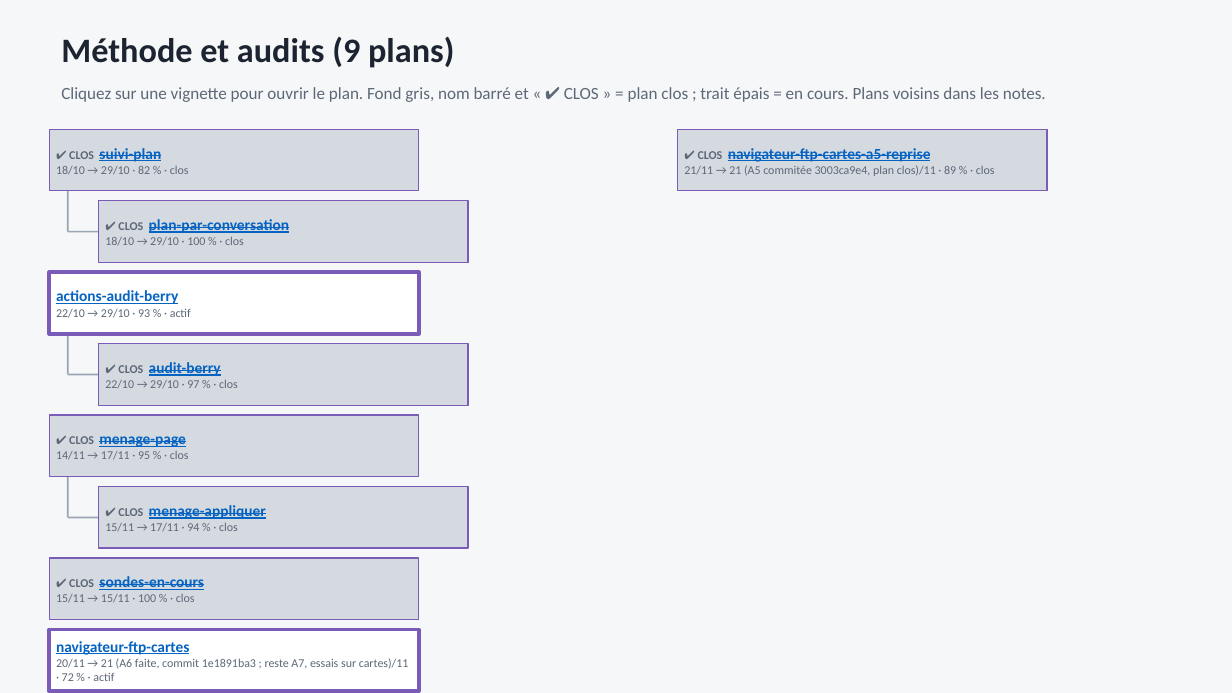
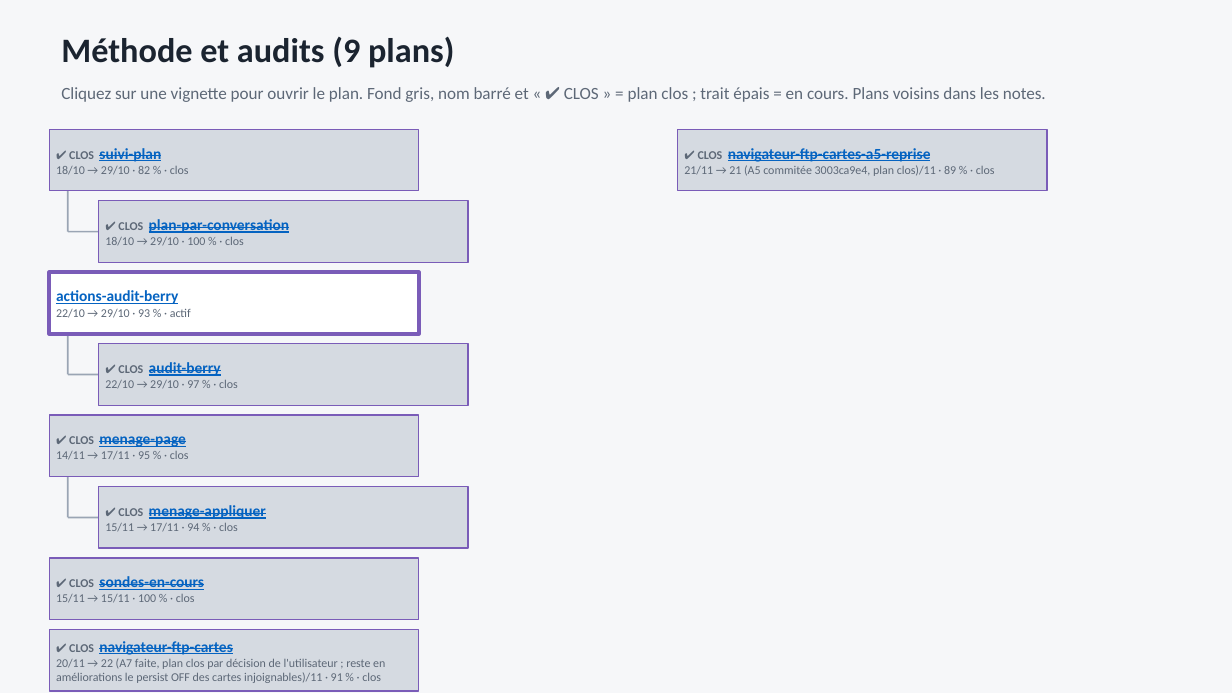
Before and after one commit to fdaubercy/Tasmota, a slide deck: slide 3 of outils_docs/organigramme_plans/organigramme-plans.pptx. Drawn at 1232x693 pixels with LibreOffice and Linux fonts; fonts in the diff are those of the drawing. Boxes give left, top, right and bottom in pixels: in the first picture for what was removed or moved away, otherwise in the second. Text is boxed around its words. In the diff, an @@ line names an element or a change of style, - is before the commit and + after.

Commit message:
docs: lecons du 2026-11-22, index des plans et organigramme regeneres
- lecons : persist d'une carte, LED du jardin, calibrage BL0942, affichage d'un mot de passe, classement des conversations
- plan navigateur FTP des cartes mis a jour, index tasks/README.md et organigramme des plans regeneres par leurs hooks

```diff
--- a/outils_docs/organigramme_plans/organigramme-plans.pptx
+++ b/outils_docs/organigramme_plans/organigramme-plans.pptx
@@ rectangle "✔ CLOS navigateur-ftp-cartes" at [49,630,419,691]: fill #FFFFFF to #D5DAE1; outline #7A5CB8 2.25 pt to #7A5CB8 0.75 pt @@
@@ text in rectangle at [56,641,385,683]: text changed @@
-navigateur-ftp-cartes
-20/11 → 21 (A6 faite, commit 1e1891ba3 ; reste A7, essais sur cartes)/11 · 72 % · actif
+✔ CLOS navigateur-ftp-cartes
+20/11 → 22 (A7 faite, plan clos par décision de l'utilisateur ; reste en améliorations le persist OFF des cartes injoignables)/11 · 91 % · clos
```
Also in this commit, not shown: 2 other slides changed, 5 other files.
